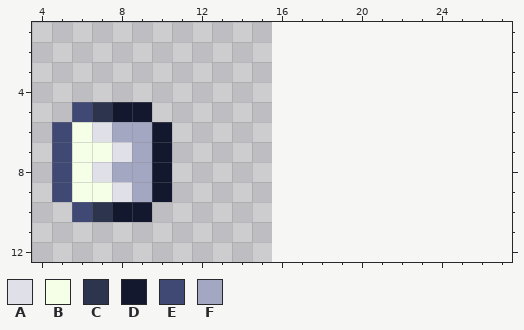
Pixel-art file -- assets/sprites/wire_node.aseprite. Above, as it was before the edit.
16x16 pixels, 1 frame. Shown: x 4..27, y 1..12. The old version is drawn lined up with the new one, on the new canvas.
Palette (. is transparent): A #dfe0e8  B #f5ffe8  C #2c354d  D #14182e  E #404973  F #a3a7c2
After the commit:
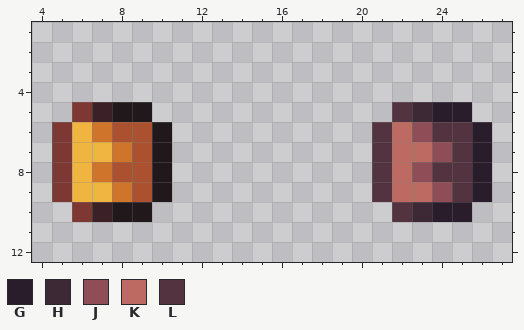
Colours new in this view: G #291d2b  H #3d2936  J #8f4d57  K #bd6a62  L #52333f
Change:
canvas 16x16 -> 32x16
colour A: #dfe0e8 -> #cf752b
colour B: #f5ffe8 -> #f0b541
colour C: #2c354d -> #3b2027
colour D: #14182e -> #21181b
colour E: #404973 -> #7d3833
colour F: #a3a7c2 -> #ab5130
y 5: x 22..25 .... -> LHGG
y 6: x 21..26 ...... -> LKJLLG
y 7: x 21..26 ...... -> LKKJLG
y 8: x 21..26 ...... -> LKJLLG
y 9: x 21..26 ...... -> LKKJLG
y 10: x 22..25 .... -> LHGG
Where, in picture pixels (left, top, right, bottom), the same in both pictures:
changed: (52, 102, 172, 222)
added: (372, 102, 492, 222)
